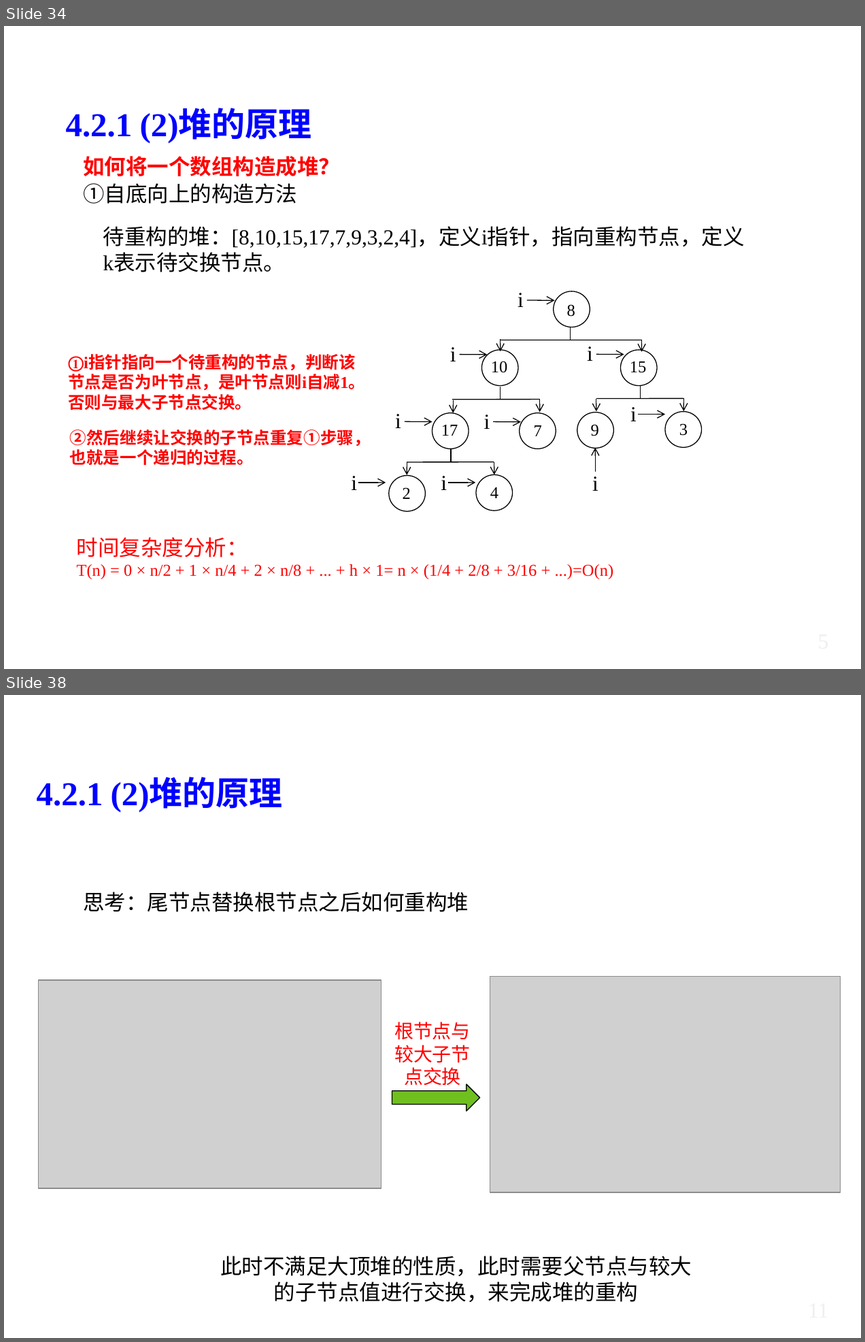
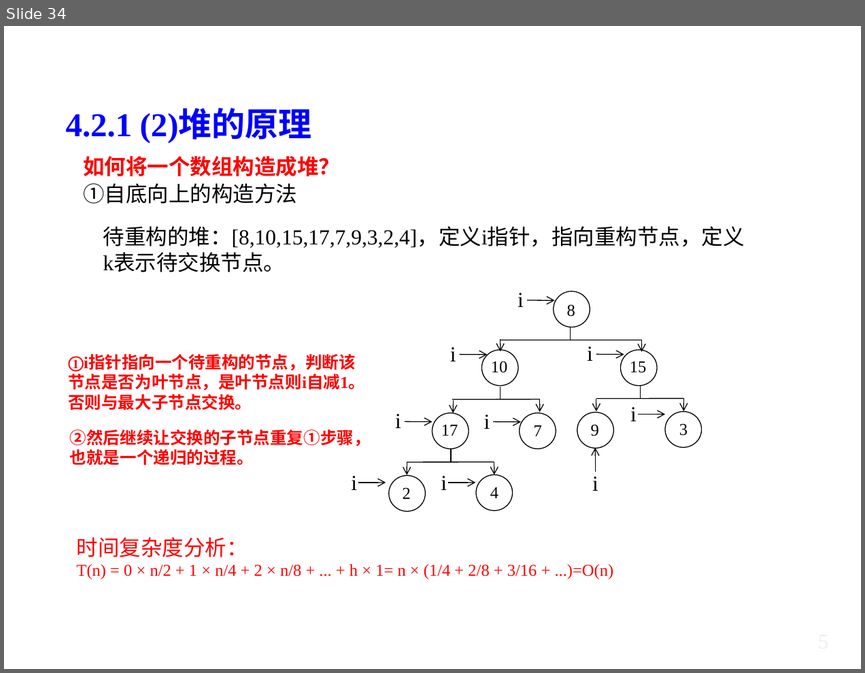
Before and after one commit to liutongling/DP, a slide deck: file/第4章 贪心法.pptx. Shown one above the other, each under a label of ours: slides 34 and 38 before the commit, slide 34 after it; the slides between them are not shown. The pictures are 865x1342 and 865x673 pixels, drawn with LibreOffice and Linux fonts; fonts in the diff are those of the drawing; grey boxes stand for pictures; background and template pictures are left out. Boxes give left, top, right and bottom in pixels: in the first picture for what was removed or moved away, otherwise in the second. Text is boxed around its words. In the diff, an @@ line names an element or a change of style, - is before the commit and + after.

```diff
--- a/file/第4章 贪心法.pptx
+++ b/file/第4章 贪心法.pptx
@@ slide 38 removed at (4, 695, 861, 1338), background #FFFFFF @@
@@ title removed at (122, 726, 852, 863) @@
-1.3 利用堆进行排序
@@ text removed at (37, 779, 283, 811) @@
-4.2.1 (2)堆的原理
@@ text removed at (83, 892, 468, 912) @@
-思考：尾节点替换根节点之后如何重构堆
@@ picture removed at (38, 979, 381, 1187) @@
@@ picture removed at (490, 976, 840, 1192) @@
@@ text removed at (394, 1021, 470, 1085) @@
-根节点与较大子节点交换
@@ right arrow removed at (392, 1084, 479, 1110) @@
@@ text removed at (220, 1255, 691, 1302) @@
-此时不满足大顶堆的性质，此时需要父节点与较大的子节点值进行交换，来完成堆的重构
@@ text removed at (608, 1292, 837, 1327) @@
-11
```
Also in this commit, not shown: 3 slides changed, 3 other slides removed.
